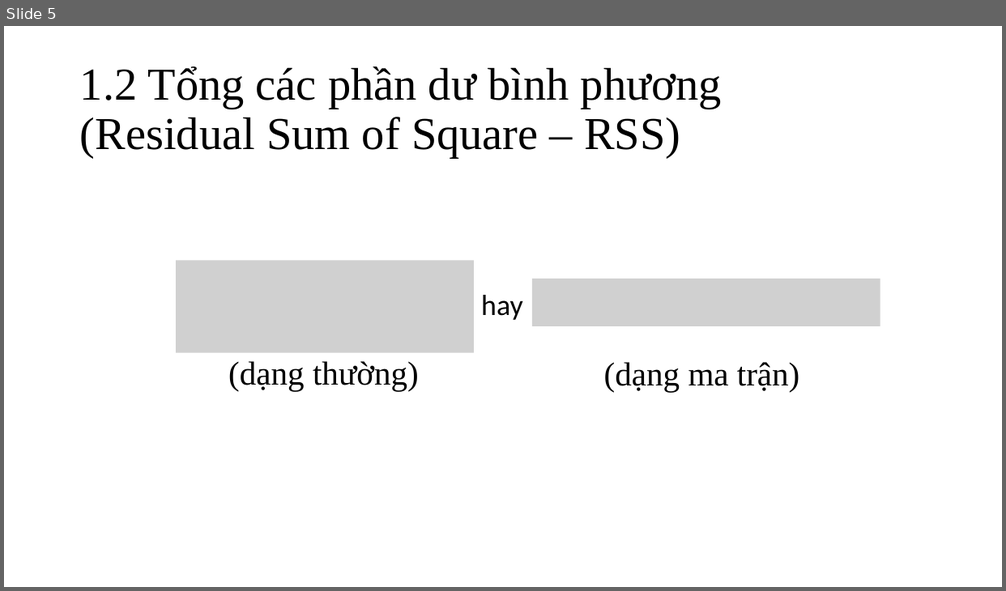
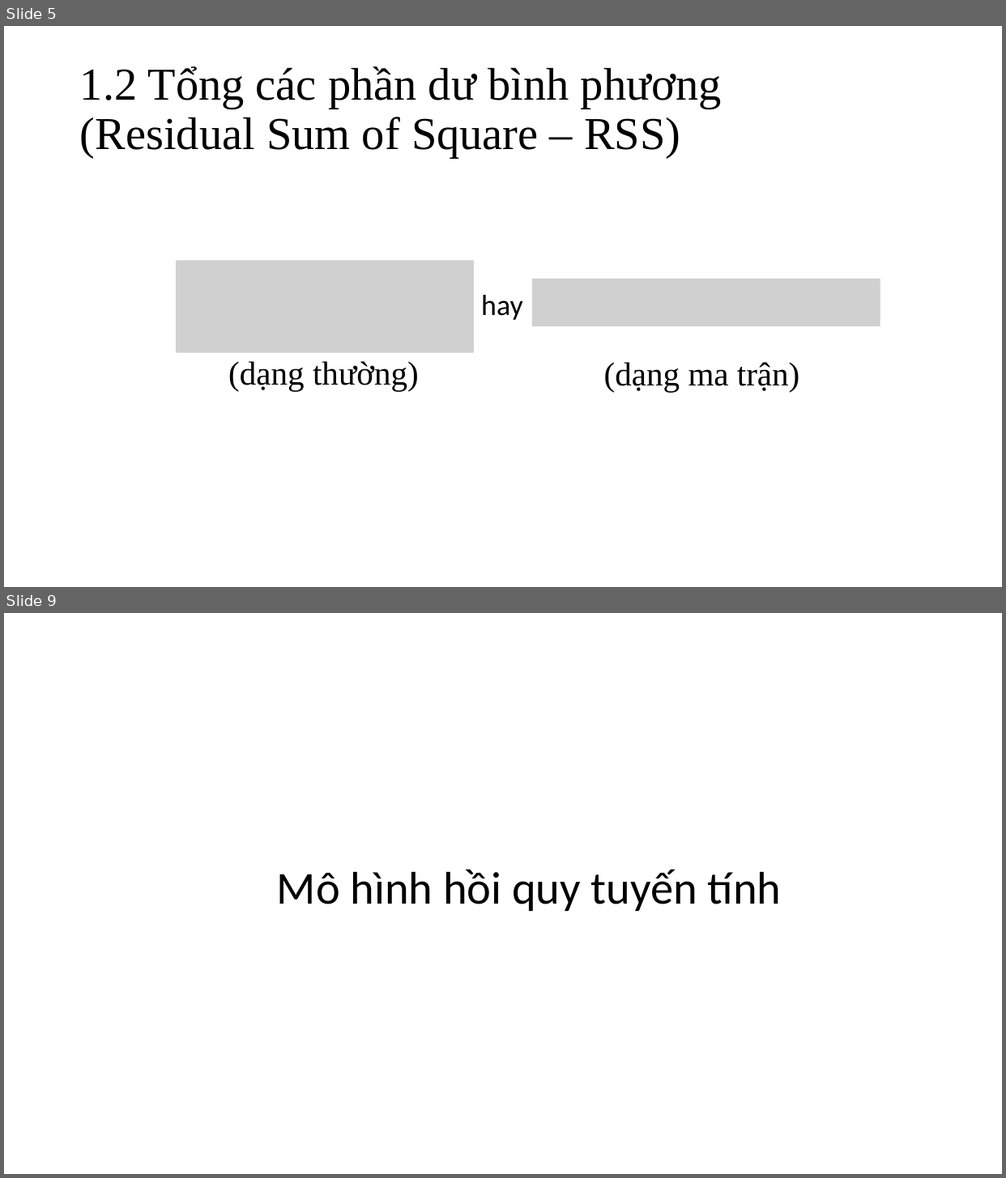
Before and after one commit to nguyenduyhanlam/ML_Final, a slide deck: Shrinkage Method.pptx. Shown one above the other, each under a label of ours: slide 5 before the commit, slides 5 and 9 after it; the slides between them are not shown. The pictures are 1006x591 and 1006x1178 pixels, drawn with LibreOffice and Linux fonts; fonts in the diff are those of the drawing; grey boxes stand for pictures. Boxes give left, top, right and bottom in pixels: in the first picture for what was removed or moved away, otherwise in the second. Text is boxed around its words. In the diff, an @@ line names an element or a change of style, - is before the commit and + after.

```diff
--- a/Shrinkage Method.pptx
+++ b/Shrinkage Method.pptx
@@ slide 9 added at (4,613,1002,1174), background #FFFFFF @@
@@ title added at (277,869,782,911), 44 pt, text #000000 @@
+Mô hình hồi quy tuyến tính
```
Also in this commit, not shown: 23 other slides added, 1 slide removed, 5 other files.
